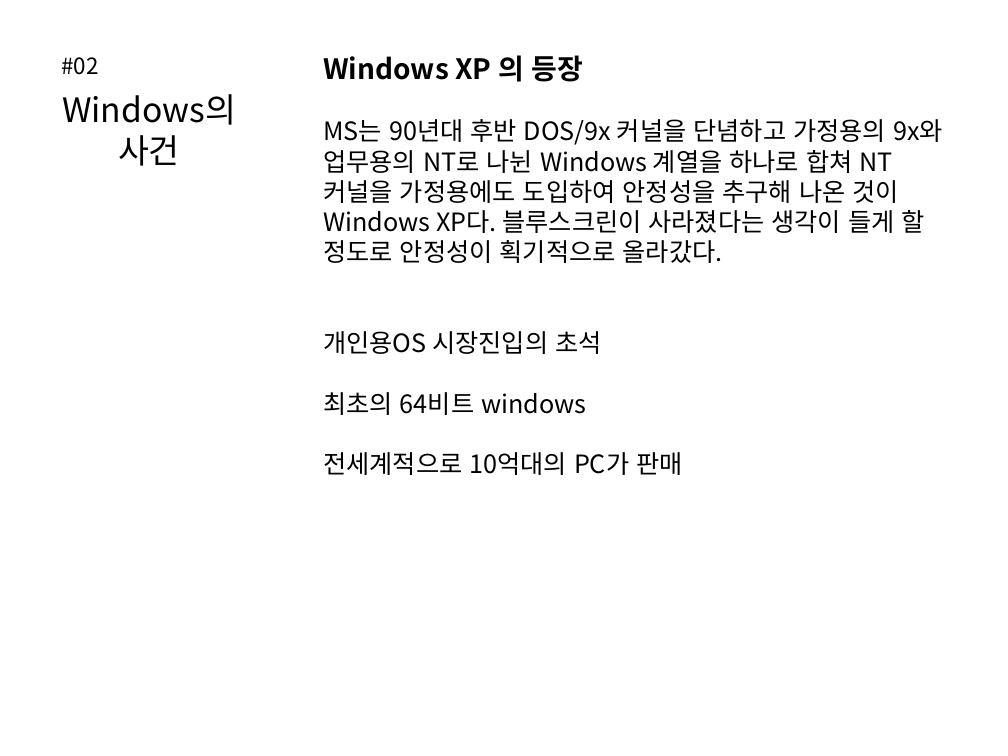
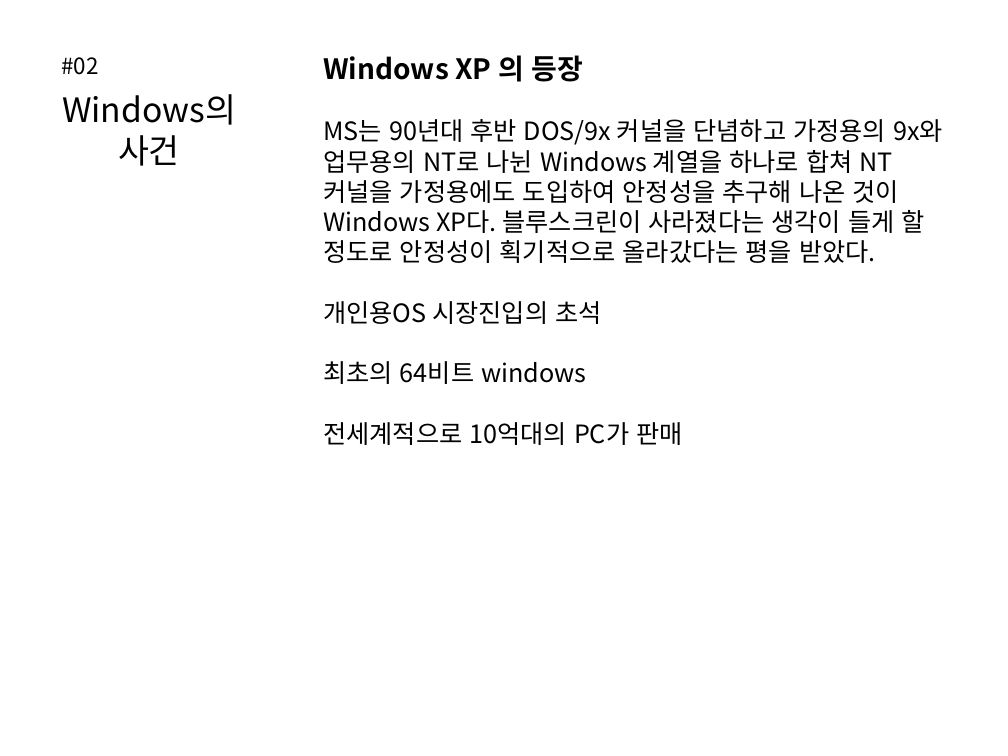
Before and after one commit to RionPark/bdi-homework, a slide deck: slide 4 of src/d191016/parkdoyoung/Window 와 Linux.pptx. Drawn at 1008x756 pixels with LibreOffice and Linux fonts; fonts in the diff are those of the drawing; background and template pictures are left out. Boxes give left, top, right and bottom in pixels: in the first picture for what was removed or moved away, otherwise in the second. Text is boxed around its words. In the diff, an @@ line names an element or a change of style, - is before the commit and + after.

Commit message:
hw

```diff
--- a/src/d191016/parkdoyoung/Window 와 Linux.pptx
+++ b/src/d191016/parkdoyoung/Window 와 Linux.pptx
@@ text at <box>323,119,943,263</box>: text changed @@
-MS는 90년대 후반 DOS/9x 커널을 단념하고 가정용의 9x와 업무용의 NT로 나뉜 Windows 계열을 하나로 합쳐 NT 커널을 가정용에도 도입하여 안정성을 추구해 나온 것이 Windows XP다. 블루스크린이 사라졌다는 생각이 들게 할 정도로 안정성이 획기적으로 올라갔다.
+MS는 90년대 후반 DOS/9x 커널을 단념하고 가정용의 9x와 업무용의 NT로 나뉜 Windows 계열을 하나로 합쳐 NT 커널을 가정용에도 도입하여 안정성을 추구해 나온 것이 Windows XP다. 블루스크린이 사라졌다는 생각이 들게 할 정도로 안정성이 획기적으로 올라갔다는 평을 받았다.
```
